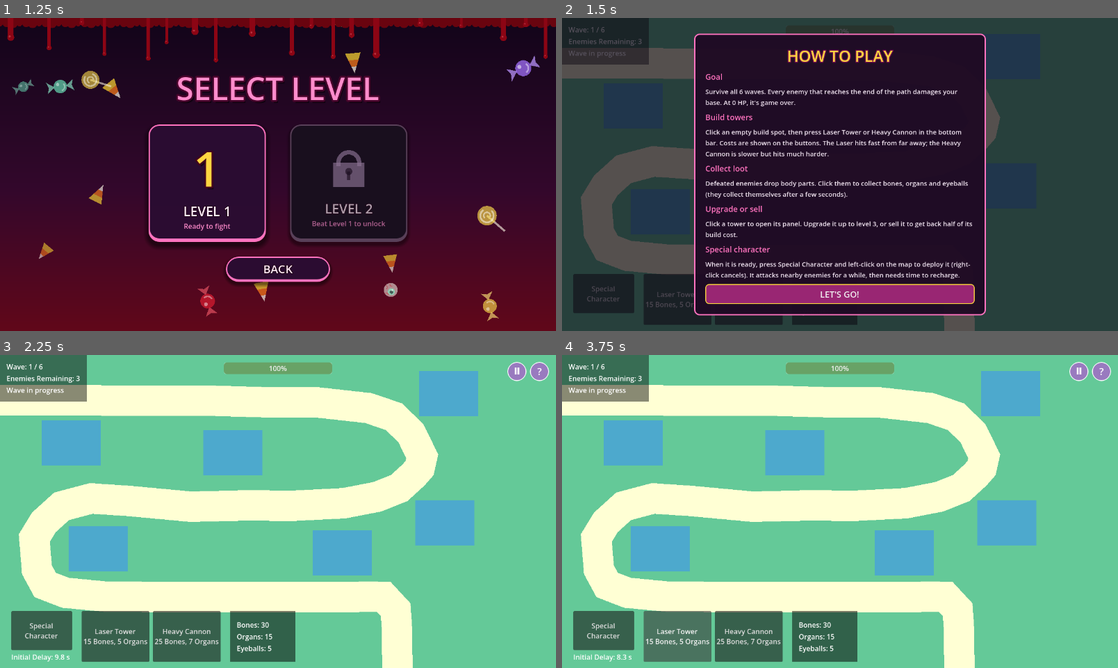
Above: before the commit, frames 1-4 (two rows, left to right).
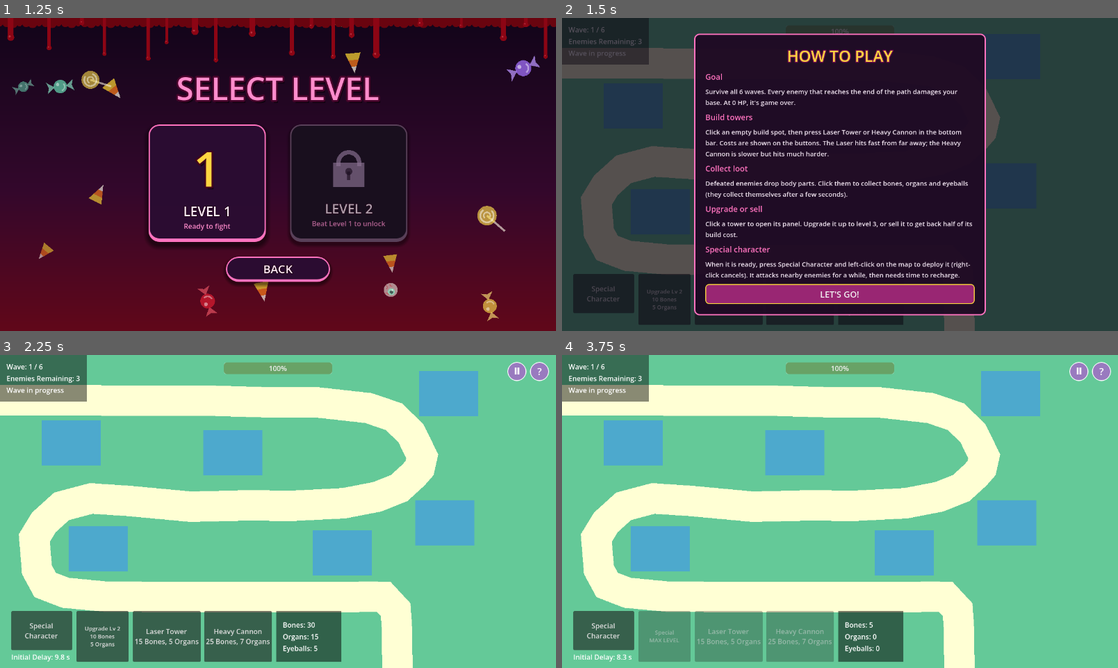
Above: after the commit, the same moments.

Repository: onion-40/candy-carnage
Game: Godot game, scene res://Scenes/MainMenu.tscn
Two runs of this game, one before a commit and one after it. Both use one fixed random seed, a clock stepped at 60 frames per second and the inputs below.
Inputs (mouse positions are in pixels of both pictures, inside the frame that each line leads up to):
- Up to frame 1 (1.25 s): click "PLAY" at 0.5 s
- Up to frame 2 (1.5 s): click (767, 183) at 1.25 s
- Up to frame 3 (2.25 s): click "LET'S GO!" at 2 s
- Up to frame 4 (3.75 s): click (662, 636) at 2.75 s, where only the run after the commit has a clickable "Upgrade Lv 2 10 Bones 5 Organs"; click (662, 636) at 3.5 s, where only the run after the commit has a clickable "Upgrade Lv 3 15 Bones 10 Orga…"

Frame 1 is identical in both runs. In frame 2, 0.7% of the frame differs, in the area x 13-62%, y 81-98%; in frame 3, 3.1%; in frame 4, 7.2%.

Commit message:
Add special character upgrades
- Three levels: lv2 +50% damage / +20% range, lv3 x2 damage / +5 s duration / -3 s cooldown
- Costs: lv2 10 bones + 5 organs, lv3 15 bones + 10 organs + 5 eyeballs
- Upgrade button added to the bottom HUD of both levels, greyed out when unaffordable or maxed
- Deployment preview grows with the range upgrade
- Upgrades apply from the next deployment and reset on restart

Diff:
--- a/Scenes/bottom_hud.gd
+++ b/Scenes/bottom_hud.gd
@@ -1,6 +1,7 @@
 extends PanelContainer
 
 const TOWER_SCRIPT = preload("res://Scripts/Scenes/Towers.gd")
+const SPECIAL_CHARACTER_SCRIPT = preload("res://Scenes/special_characters.gd")
 
 @onready var bones_label: Label = $HBoxContainer/ResourceContainer/ResourceList/BonesLabel
 @onready var organs_label: Label = $HBoxContainer/ResourceContainer/ResourceList/OrgansLabel
@@ -11,8 +12,13 @@
 @onready var cannon_button: Button = $HBoxContainer/TowerSelection/CannonButton
 
 var map: Node2D
+var special_upgrade_button: Button
 
 func _ready() -> void:
+	map = get_tree().current_scene.get_node("Map")
+	_create_special_upgrade_button()
+	map.special_upgraded.connect(func(_level): _update_special_upgrade_button())
+
 	ResourceManager.inventory_changed.connect(update_resources)
 	update_resources(
 		ResourceManager.bones,
@@ -24,7 +30,6 @@
 	cannon_button.pressed.connect(_on_cannon_button_pressed)
 
 	special_character_button.pressed.connect(_on_special_character_button_pressed)
-	map = get_tree().current_scene.get_node("Map")
 
 func _process(_delta: float) -> void:
 	_update_special_timer_display()
@@ -39,6 +44,7 @@
 	eyeballs_label.text = "Eyeballs: %d" % eyeball_amount
 	_update_build_button(laser_button, "Laser Tower", TOWER_SCRIPT.TowerType.LASER)
 	_update_build_button(cannon_button, "Heavy Cannon", TOWER_SCRIPT.TowerType.HEAVY_CANNON)
+	_update_special_upgrade_button()
 
 
 # Shows the price on the button and greys it out when the player can't pay,
@@ -53,7 +59,7 @@
 	)
 
 
-static func format_cost(cost: Dictionary) -> String:
+static func format_cost(cost: Dictionary, separator: String = ", ") -> String:
 	var parts = []
 
 	if cost["bones"] > 0:
@@ -63,7 +69,54 @@
 	if cost["eyeballs"] > 0:
 		parts.append("%d Eyes" % cost["eyeballs"])
 
-	return ", ".join(parts)
+	return separator.join(parts)
+
+# Built in code so both levels' HUDs get it without editing each scene.
+func _create_special_upgrade_button() -> void:
+	special_upgrade_button = Button.new()
+	special_upgrade_button.custom_minimum_size = Vector2(120, 90)
+	special_upgrade_button.add_theme_font_size_override("font_size", 13)
+	special_upgrade_button.mouse_default_cursor_shape = Control.CURSOR_POINTING_HAND
+	special_upgrade_button.pressed.connect(_on_special_upgrade_button_pressed)
+
+	# Sits right after the special character column.
+	var special_column = special_character_button.get_parent()
+	var row = special_column.get_parent()
+	row.add_child(special_upgrade_button)
+	row.move_child(special_upgrade_button, special_column.get_index() + 1)
+
+	# Make room for the extra button without pushing the bar off the left edge.
+	row.add_theme_constant_override("separation", 10)
+	grow_horizontal = Control.GROW_DIRECTION_END
+
+
+func _update_special_upgrade_button() -> void:
+	if special_upgrade_button == null or not is_instance_valid(map):
+		return
+
+	if map.is_special_max_level():
+		special_upgrade_button.text = "Special\nMAX LEVEL"
+		special_upgrade_button.tooltip_text = "Your special character is fully upgraded."
+		special_upgrade_button.disabled = true
+		return
+
+	var next_level = map.special_level + 1
+	var cost = map.get_special_upgrade_cost()
+	special_upgrade_button.text = "Upgrade Lv %d\n%s" % [next_level, format_cost(cost, "\n")]
+	special_upgrade_button.tooltip_text = "Level %d: %s\nApplies from the next deployment." % [
+		next_level, SPECIAL_CHARACTER_SCRIPT.UPGRADE_SUMMARIES[next_level]
+	]
+	special_upgrade_button.disabled = not ResourceManager.can_afford(
+		cost["bones"],
+		cost["organs"],
+		cost["eyeballs"]
+	)
+
+
+func _on_special_upgrade_button_pressed() -> void:
+	if is_instance_valid(map):
+		map.upgrade_special()
+
 
 func _on_special_character_button_pressed() -> void:
 	map.begin_special_placement()
--- a/Scenes/special_characters.gd
+++ b/Scenes/special_characters.gd
@@ -1,15 +1,55 @@
+extends Node2D
 
-extends Node2D
+const MAX_LEVEL: int = 3
+
+# Applied on top of the exported base stats below. Level 1 is the base character.
+const LEVEL_STATS: Dictionary = {
+	1: {"damage_mult": 1.0, "range_mult": 1.0, "lifetime_bonus": 0.0, "cooldown_reduction": 0.0},
+	2: {"damage_mult": 1.5, "range_mult": 1.2, "lifetime_bonus": 0.0, "cooldown_reduction": 0.0},
+	3: {"damage_mult": 2.0, "range_mult": 1.2, "lifetime_bonus": 5.0, "cooldown_reduction": 3.0},
+}
+
+# Cost to reach each level.
+const UPGRADE_COSTS: Dictionary = {
+	2: {"bones": 10, "organs": 5, "eyeballs": 0},
+	3: {"bones": 15, "organs": 10, "eyeballs": 5},
+}
+
+# Shown on the HUD button so the player knows what they are paying for.
+const UPGRADE_SUMMARIES: Dictionary = {
+	2: "+50% damage, +20% range",
+	3: "x2 damage, +5 s duration, -3 s cooldown",
+}
 
 @export var attack_range: float = 150.0
 @export var attack_damage: int = 10
 @export var attack_interval: float = 1.5
+@export var lifetime: float = 10.0
 
+var level: int = 1
 var is_active: bool = false
 var attack_timer: float = 0.0
 
 
-@export var lifetime: float = 10.0
+# Static so the Map and HUD can read stats and prices without instancing a character.
+static func stats_for_level(for_level: int) -> Dictionary:
+	return LEVEL_STATS[clampi(for_level, 1, MAX_LEVEL)]
+
+
+static func upgrade_cost_for(next_level: int) -> Dictionary:
+	return UPGRADE_COSTS.get(next_level, {})
+
+
+# Call once on a fresh instance, before activate(): it scales the base stats.
+func apply_level(new_level: int) -> void:
+	level = clampi(new_level, 1, MAX_LEVEL)
+	var stats := stats_for_level(level)
+
+	attack_damage = roundi(attack_damage * stats["damage_mult"])
+	attack_range *= stats["range_mult"]
+	lifetime += stats["lifetime_bonus"]
+	$AOEVisual.scale = Vector2.ONE * stats["range_mult"]
+
 
 func activate() -> void:
 	is_active = true
--- a/Scripts/Scenes/Map.gd
+++ b/Scripts/Scenes/Map.gd
@@ -3,9 +3,11 @@
 const TOWER_SCENE = preload("res://Scenes/Towers.tscn")
 const ENEMY_SCENE = preload("res://Scenes/Enemies.tscn")
 const SPECIAL_CHARACTER_SCENE = preload("res://Scenes/SpecialCharacters.tscn")
+const SPECIAL_CHARACTER_SCRIPT = preload("res://Scenes/special_characters.gd")
 signal player_health_changed(current_hp: int, max_hp: int)
 signal game_over
 signal victory
+signal special_upgraded(level: int)
 
 @export var deployment_start_delay: float = 10.0
 @export var special_cooldown: float = 15.0
@@ -32,6 +34,7 @@
 
 var selected_spot: Area2D = null
 var can_deploy_special: bool = false
+var special_level: int = 1
 var choosing_deployment_location: bool = false
 
 var current_wave: int = 0
@@ -366,18 +369,45 @@
 
 	add_child(character)
 	character.global_position = location
+	character.apply_level(special_level)
 	character.activate()
 
 	can_deploy_special = false
 	choosing_deployment_location = false
 	deployment_preview.visible = false
 
-	special_cooldown_timer.wait_time = special_cooldown
+	var stats = SPECIAL_CHARACTER_SCRIPT.stats_for_level(special_level)
+	special_cooldown_timer.wait_time = maxf(1.0, special_cooldown - stats["cooldown_reduction"])
 	special_cooldown_timer.start()
 
 func _cancel_special_placement() -> void:
 	choosing_deployment_location = false
 	deployment_preview.visible = false
+
+func is_special_max_level() -> bool:
+	return special_level >= SPECIAL_CHARACTER_SCRIPT.MAX_LEVEL
+
+
+# Empty when the special character is already at max level.
+func get_special_upgrade_cost() -> Dictionary:
+	return SPECIAL_CHARACTER_SCRIPT.upgrade_cost_for(special_level + 1)
+
+
+# Upgrades apply to the next deployment, not to a character already on the map.
+func upgrade_special() -> bool:
+	if is_special_max_level():
+		return false
+
+	var cost = get_special_upgrade_cost()
+	if not ResourceManager.spend_resources(cost["bones"], cost["organs"], cost["eyeballs"]):
+		return false
+
+	special_level += 1
+	var stats = SPECIAL_CHARACTER_SCRIPT.stats_for_level(special_level)
+	deployment_preview.scale = Vector2.ONE * stats["range_mult"]
+	special_upgraded.emit(special_level)
+	return true
+
 
 func _create_deployment_preview() -> void:
 	var points = PackedVector2Array()
